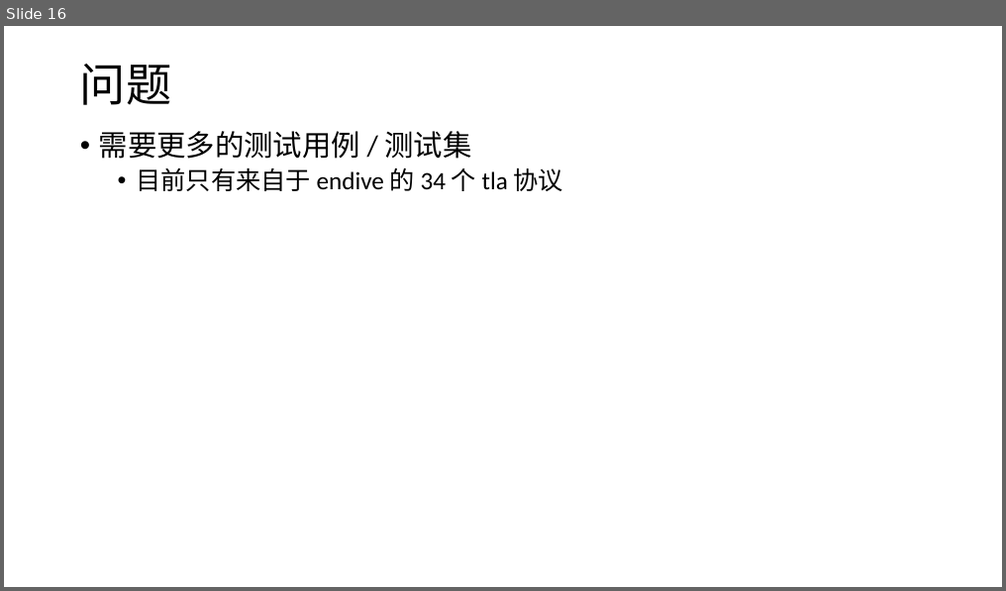
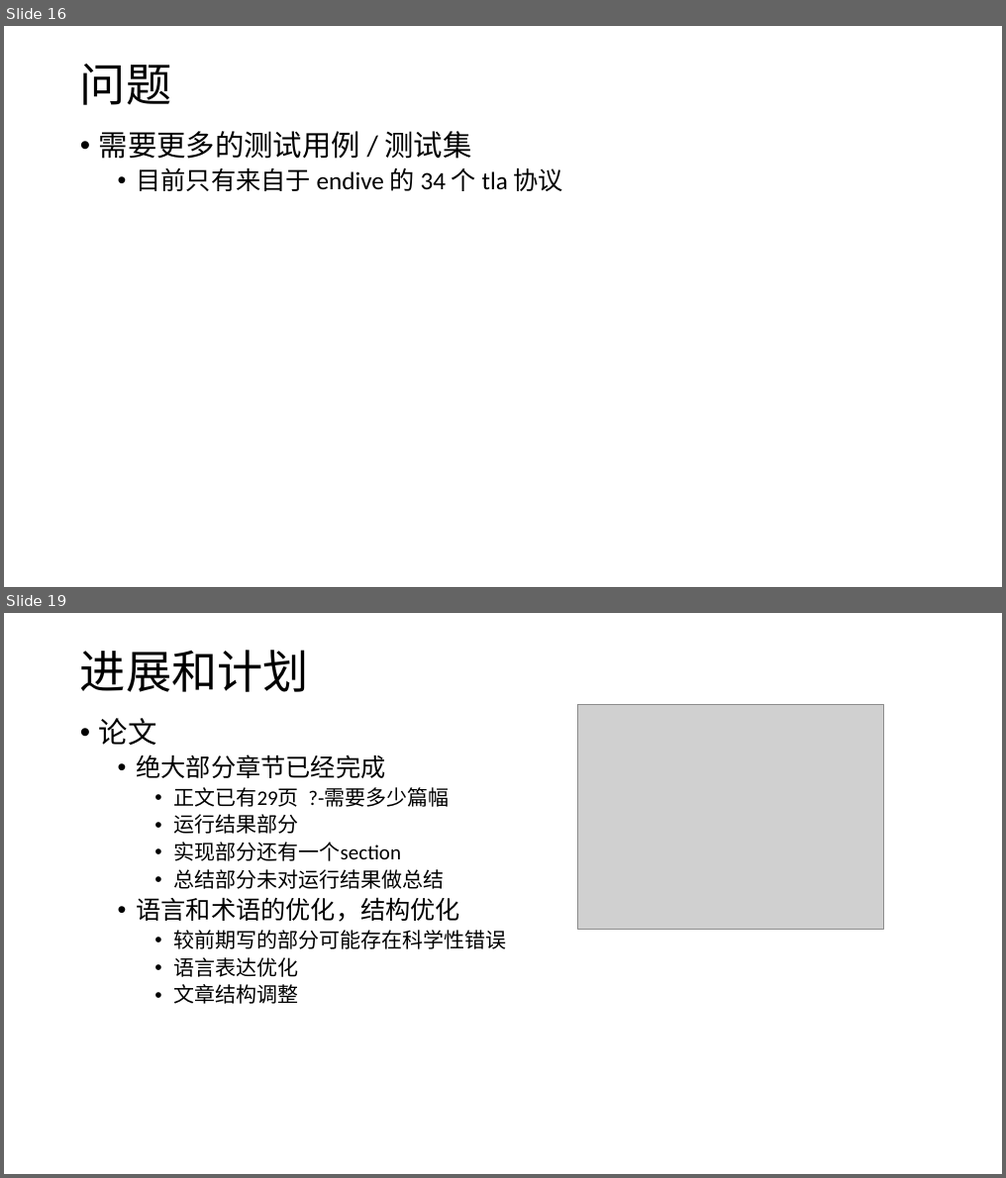
Before and after one commit to ZhangJihua0327/bachelor-thesis, a slide deck: ZhangJihua-weekly-report.pptx. Shown one above the other, each under a label of ours: slide 16 before the commit, slides 16 and 19 after it; the slides between them are not shown. The pictures are 1006x591 and 1006x1178 pixels, drawn with LibreOffice and Linux fonts; fonts in the diff are those of the drawing; grey boxes stand for pictures. Boxes give left, top, right and bottom in pixels: in the first picture for what was removed or moved away, otherwise in the second. Text is boxed around its words. In the diff, an @@ line names an element or a change of style, - is before the commit and + after.

```diff
--- a/ZhangJihua-weekly-report.pptx
+++ b/ZhangJihua-weekly-report.pptx
@@ slide 19 added at (x1=4, y1=613, x2=1002, y2=1174), background #FFFFFF @@
@@ title added at (x1=80, y1=650, x2=309, y2=692), 44 pt, text #000000 @@
+进展和计划
@@ text added at (x1=99, y1=718, x2=507, y2=1004), 20 pt, text #000000 @@
+• 论文
+  • 绝大部分章节已经完成
+    • 正文已有29页 ?-需要多少篇幅
+    • 运行结果部分
+    • 实现部分还有一个section
+    • 总结部分未对运行结果做总结
+  • 语言和术语的优化，结构优化
+    • 较前期写的部分可能存在科学性错误
+    • 语言表达优化
+    • 文章结构调整
@@ picture added at (x1=577, y1=704, x2=884, y2=929) @@
```
Also in this commit, not shown: 1 slide changed, 1 other slide added, 3 slides removed.
